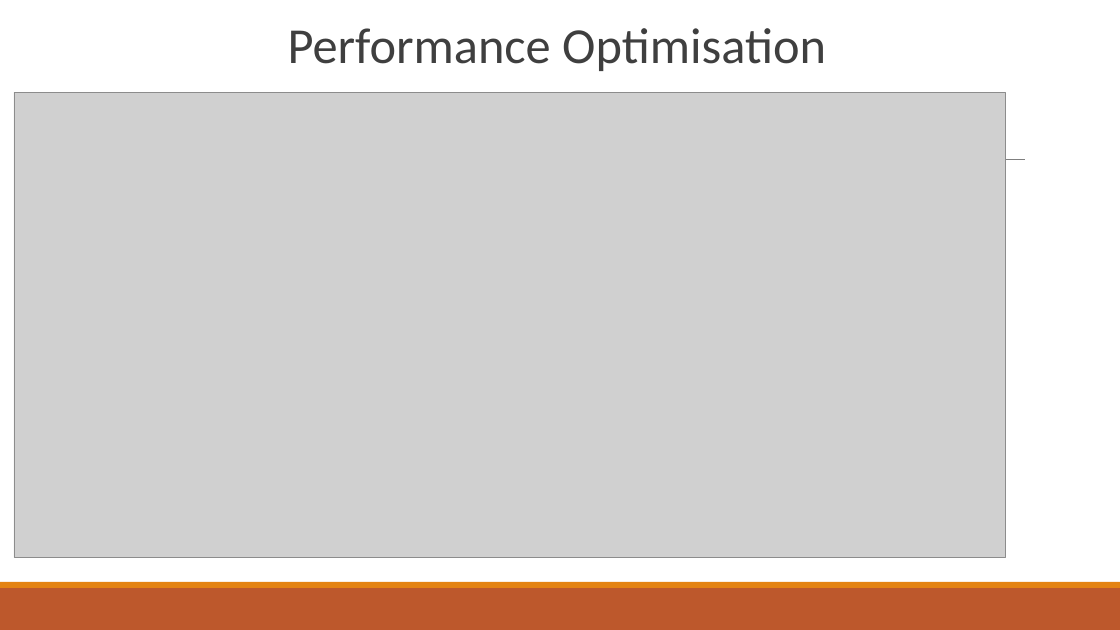
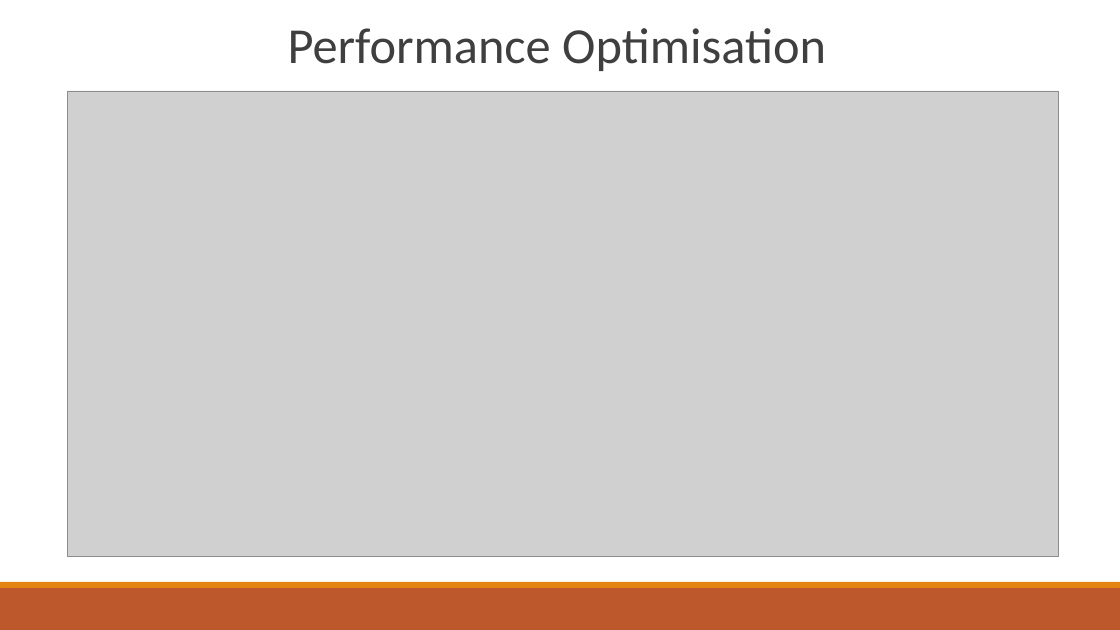
Before and after one commit to Mikeecee1/BrazilianECommerce, a slide deck: slide 9 of Mini-project-SpartaEd.pptx. Drawn at 1120x630 pixels with LibreOffice and Linux fonts; fonts in the diff are those of the drawing; grey boxes stand for pictures. Boxes give left, top, right and bottom in pixels: in the first picture for what was removed or moved away, otherwise in the second. Text is boxed around its words. In the diff, an @@ line names an element or a change of style, - is before the commit and + after.

```diff
--- a/Mini-project-SpartaEd.pptx
+++ b/Mini-project-SpartaEd.pptx
@@ picture: place and size @@
-picture at <box>14,92,1006,558</box>
+picture at <box>67,91,1059,556</box>
@@ line removed from (110, 160) to (1026, 160) @@
```
Also in this commit, not shown: 3 other slides changed, 2 slides added, 2 slides removed, 1 other file.
